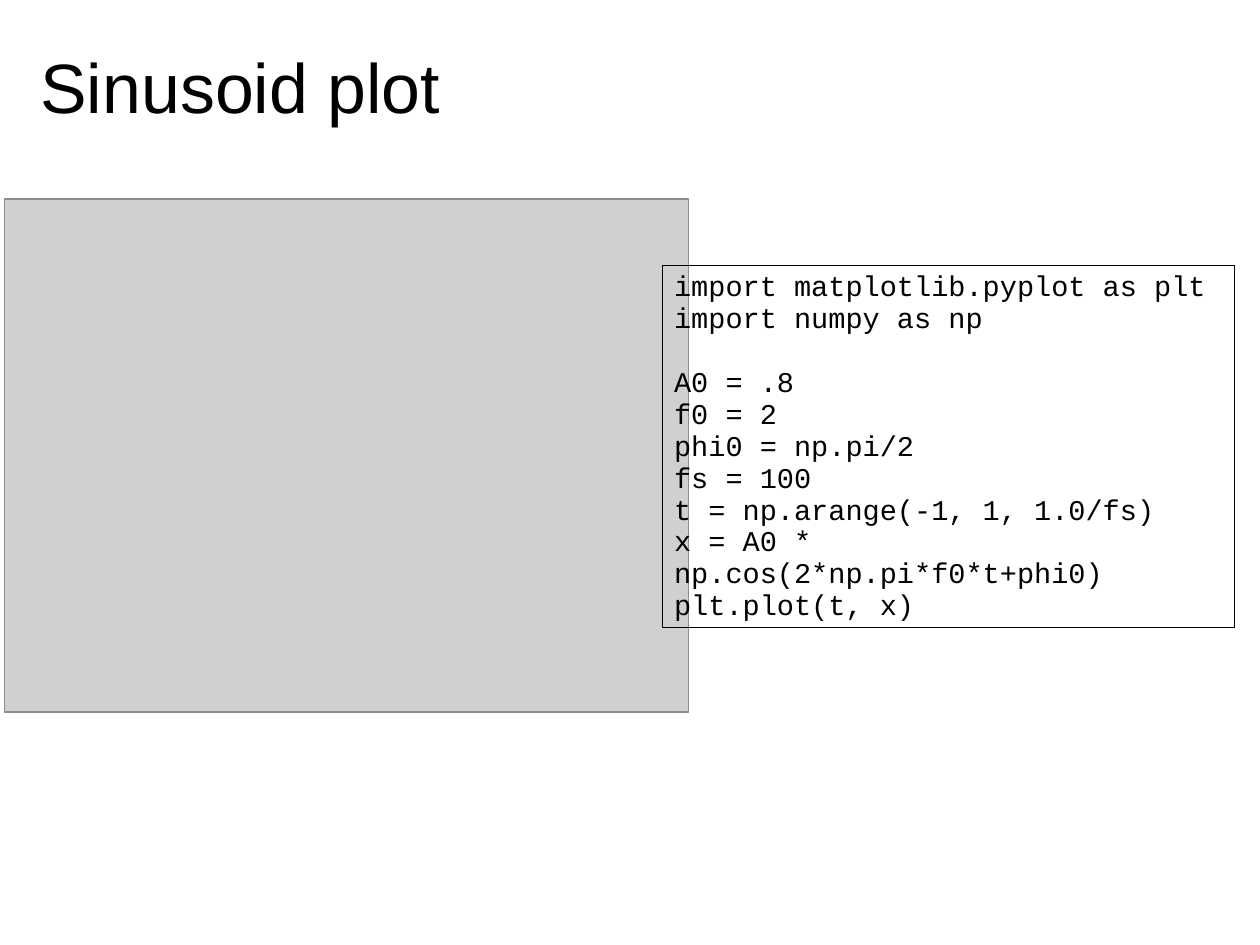
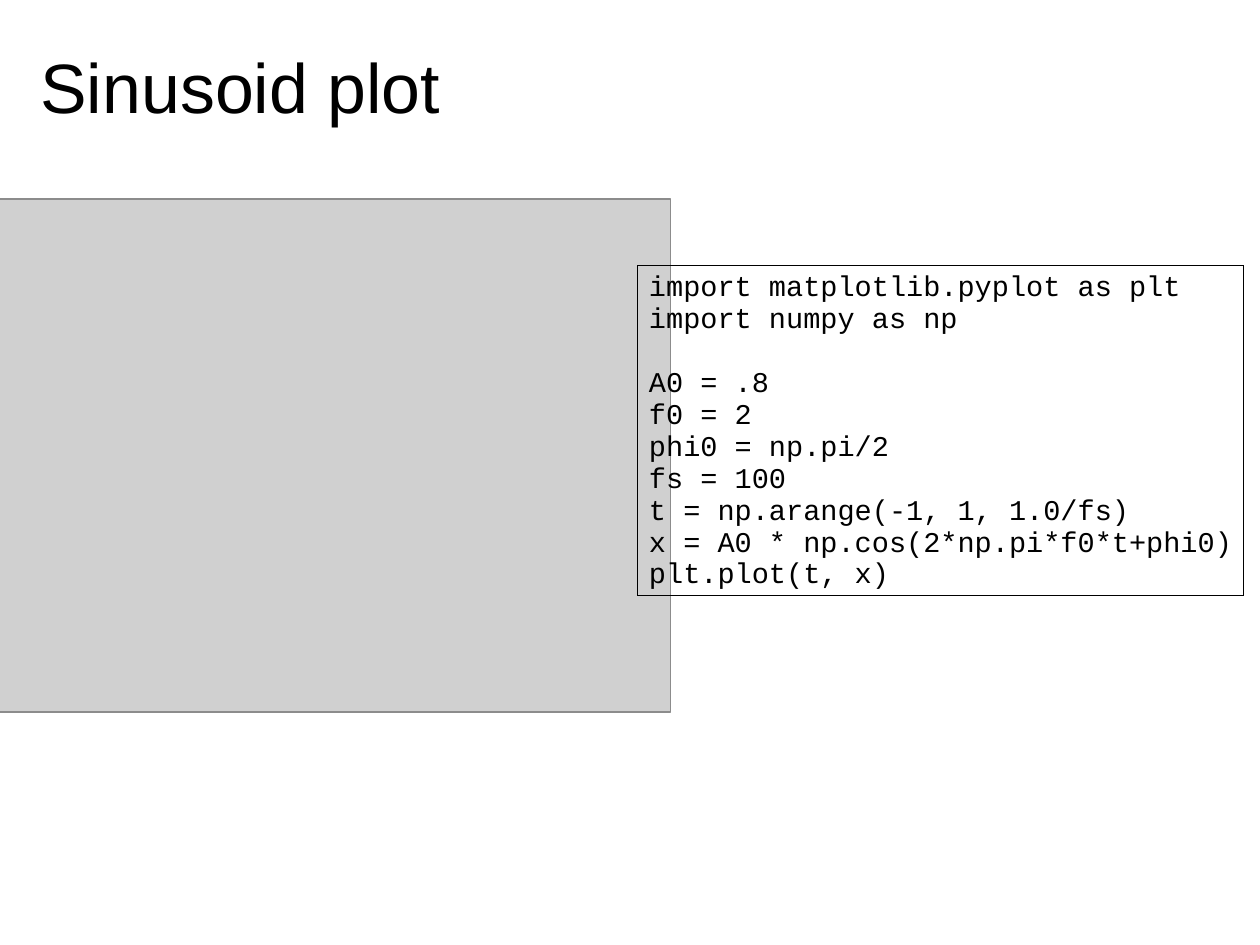
Before and after one commit to MTG/sms-tools, a slide deck: slide 4 of teaching-material/slides/1-Introduction/1-Basic-mathematics.odp. Drawn at 1260x945 pixels with LibreOffice and Linux fonts; fonts in the diff are those of the drawing; grey boxes stand for pictures. Boxes give left, top, right and bottom in pixels: in the first picture for what was removed or moved away, otherwise in the second. Text is boxed around its words. In the diff, an @@ line names an element or a change of style, - is before the commit and + after.

```diff
--- a/teaching-material/slides/1-Introduction/1-Basic-mathematics.odp
+++ b/teaching-material/slides/1-Introduction/1-Basic-mathematics.odp
@@ picture: place and size @@
-picture at box(5, 199, 688, 712)
+picture at box(0, 199, 670, 712)
@@ rectangle "import matplotlib.pyplot as plt": place and size @@
-rectangle "import matplotlib.pyplot as plt" at box(663, 265, 1235, 628)
+rectangle "import matplotlib.pyplot as plt" at box(638, 265, 1244, 596)
```
Also in this commit, not shown: 6 other slides changed, 18 other files.
